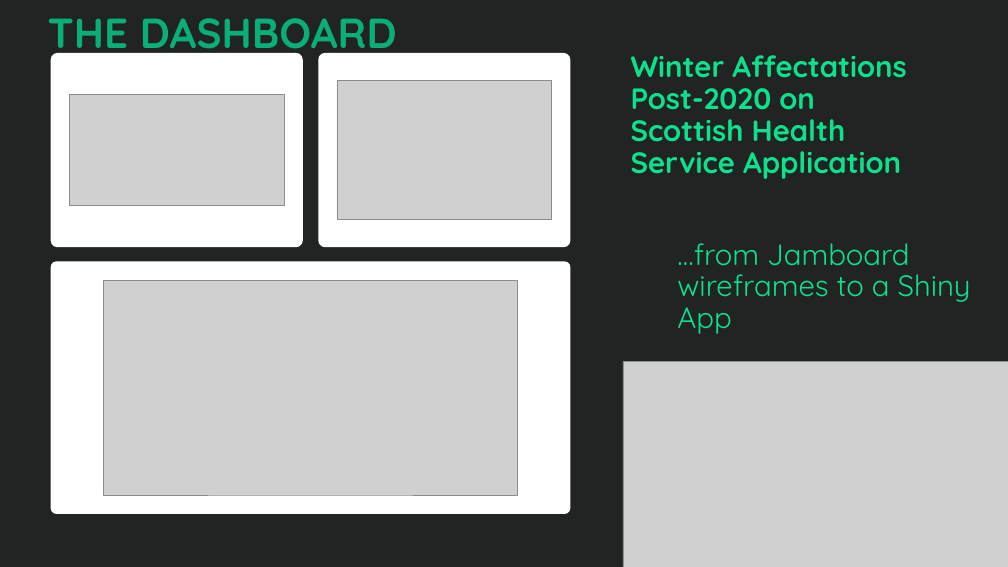
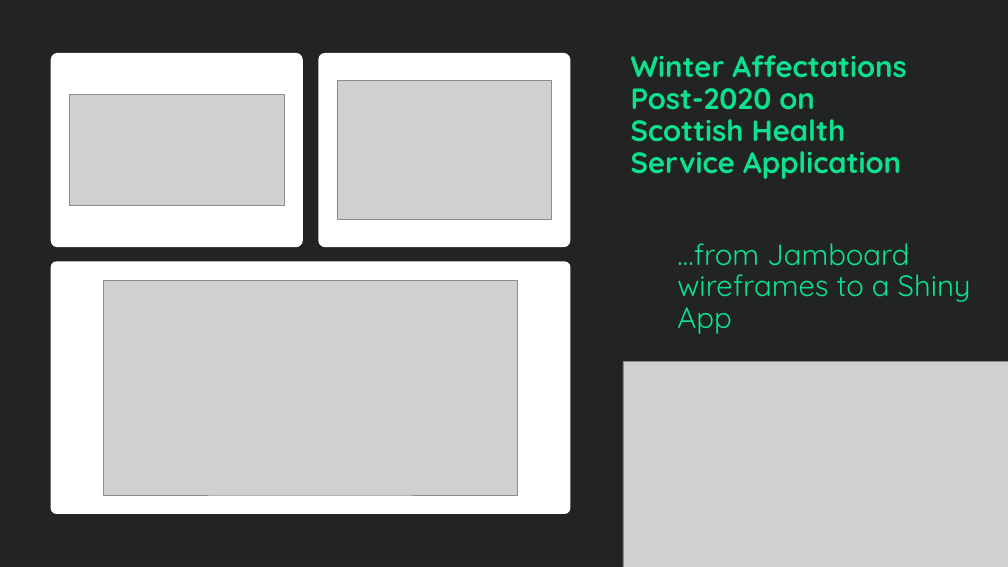
Before and after one commit to sean-m-cusick/WAP_SHS_APP, a slide deck: slide 10 of Presentation/PHS Rshiny Team Klas.pptx. Drawn at 1008x567 pixels with LibreOffice and Linux fonts; fonts in the diff are those of the drawing; grey boxes stand for pictures; background and template pictures are left out. Boxes give left, top, right and bottom in pixels: in the first picture for what was removed or moved away, otherwise in the second. Text is boxed around its words. In the diff, an @@ line names an element or a change of style, - is before the commit and + after.

```diff
--- a/Presentation/PHS Rshiny Team Klas.pptx
+++ b/Presentation/PHS Rshiny Team Klas.pptx
@@ text removed at (x1=48, y1=18, x2=397, y2=59) @@
-THE DASHBOARD
```
Also in this commit, not shown: 1 other slide changed, 1 other file.
